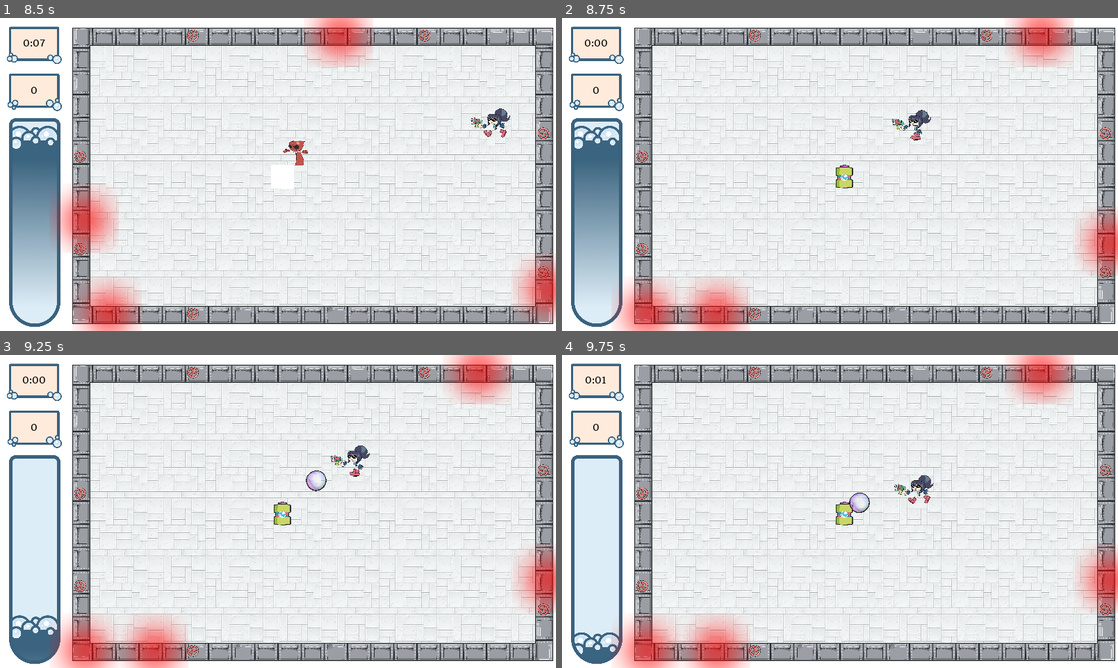
Above: before the commit, frames 1-4 (two rows, left to right).
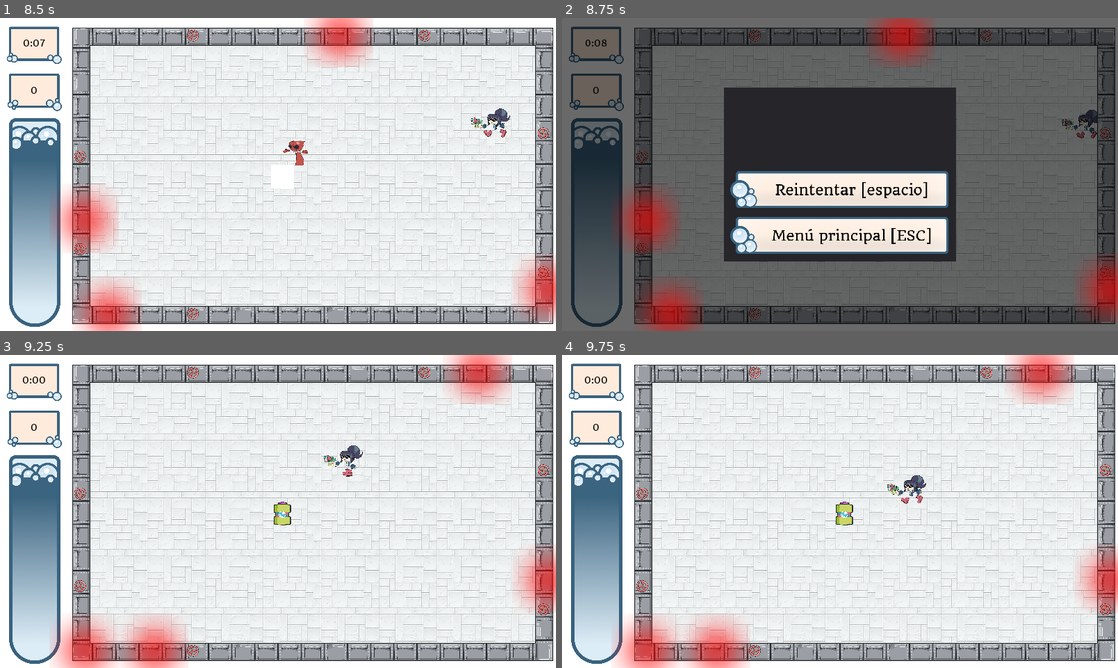
Above: after the commit, the same moments.

Repository: moisesjbc/global-jam-01-2025
Game: Godot game, scene res://menus/main_menu/main_menu.tscn
The game is run twice, just before and just after one commit, with the same random seed, the same clock (stepped at 60 frames per second) and the same inputs.
Inputs (mouse positions are in pixels of both pictures, inside the frame that each line leads up to):
- Up to frame 1 (8.5 s): click "Jugar" at 0.5 s; tap Enter at 1.25 s; move the mouse to (400, 158) at 1.27 s; hold Right (ui_right) 1.28-2.03 s; tap Space at 1.35, 1.52, 1.82, 2.1, 2.27, 2.57, 2.85, 3.6, 3.77, 4.07, 4.35, 4.52, 4.82, 5.1, 5.27, 5.57, 5.85, 6.6, 6.77, 7.07, 7.35, 7.52, 7.82, 8.1, 8.27 s; move the mouse to (166, 190) at 2.02 s; hold Down (ui_down) 2.03-2.78 s; move the mouse to (333, 105) at 2.77 s; hold Right (ui_right) 2.78-3.53 s; move the mouse to (250, 237) at 3.52 s; hold Up (ui_up) 3.53-4.28 s; move the mouse to (444, 221) at 4.27 s; hold Left (ui_left) 4.28-5.78 s; tap Escape at 4.9 s; move the mouse to (111, 127) at 5.02 s; move the mouse to (305, 174) at 5.77 s; hold Down (ui_down) 5.78-6.53 s; move the mouse to (194, 96) at 6.52 s; hold Right (ui_right) 6.53-7.28 s; move the mouse to (400, 158) at 7.27 s; hold Up (ui_up) 7.28-8.03 s; move the mouse to (166, 190) at 8.02 s; hold Right (ui_right) from 8.03 s (still down)
- Up to frame 2 (8.75 s): keep holding Right (ui_right); tap Space at 8.57 s
- Up to frame 3 (9.25 s): release Right (ui_right) at 8.75 s; click (278, 527) at 8.75 s, where only the run after the commit has a clickable "Reintentar [espacio]"
- Up to frame 4 (9.75 s): move the mouse to (895, 442) at 9.52 s; hold Down (ui_down) from 9.53 s (still down); tap Space at 9.6 s

Frame 1 is identical in both runs. In frame 2, 95% of the frame differs, in the area x 0-100%, y 0-100%; in frame 3, 5.0%; in frame 4, 4.7%.

Commit message:
Add game over

Diff:
--- a/godot-project/gameplay/main/main.gd
+++ b/godot-project/gameplay/main/main.gd
@@ -1,4 +1,4 @@
-extends Node2D
+extends Node
 
 
 var score = 0
@@ -33,7 +33,7 @@
 
 func game_over():
 	get_node("/root/sfx").play_game_over()
-	get_tree().reload_current_scene()
+	$game_over_menu.start()
 
 
 func _on_enemy_respawn_enemy_died():
--- a/godot-project/gameplay/main/main.tscn
+++ b/godot-project/gameplay/main/main.tscn
@@ -7,8 +7,9 @@
 [ext_resource path="res://gameplay/pipes/pipes.tscn" type="PackedScene" id=5]
 [ext_resource path="res://gameplay/enemy_respawn/enemy_respawn.tscn" type="PackedScene" id=6]
 [ext_resource path="res://gameplay/main/200pxtiledflor.png" type="Texture" id=7]
+[ext_resource path="res://menus/game_over_menu/game_over_menu.tscn" type="PackedScene" id=8]
 
-[node name="main" type="Node2D"]
+[node name="main" type="Node"]
 script = ExtResource( 3 )
 
 [node name="gui" parent="." instance=ExtResource( 2 )]
@@ -35,6 +36,9 @@
 [node name="game_timer" type="Timer" parent="."]
 autostart = true
 
+[node name="game_over_menu" parent="." instance=ExtResource( 8 )]
+visible = false
+
 [connection signal="gun_emptied" from="player" to="gui" method="_on_player_gun_emptied"]
 [connection signal="gun_reloaded" from="player" to="gui" method="_on_player_gun_reloaded"]
 [connection signal="player_died" from="player" to="." method="_on_player_player_died"]
--- a/godot-project/gui/button/button.gd
+++ b/godot-project/gui/button/button.gd
@@ -6,3 +6,4 @@
 
 func _ready():
 	$label.text = text
+	Label
--- /dev/null
+++ b/godot-project/menus/game_over_menu/game_over_menu.gd
@@ -0,0 +1,30 @@
+extends Control
+
+
+func _on_restart_button_pressed():
+	restart()
+
+
+func _input(event):
+	if event is InputEventKey and visible:
+		if event.scancode == KEY_SPACE:
+			restart()
+		elif event.scancode == KEY_ESCAPE:
+			exit()
+
+
+func start():
+	visible = true
+	get_tree().paused = true
+
+
+func restart():
+	get_tree().paused = false
+	get_tree().change_scene("res://gameplay/main/main.tscn")
+
+func exit():
+	get_tree().paused = false
+	get_tree().change_scene("res://menus/main_menu/main_menu.tscn")
+
+func _on_exit_button_pressed():
+	exit()
--- /dev/null
+++ b/godot-project/menus/game_over_menu/game_over_menu.tscn
@@ -0,0 +1,60 @@
+[gd_scene load_steps=5 format=2]
+
+[ext_resource path="res://gui/button/button.tscn" type="PackedScene" id=1]
+[ext_resource path="res://fonts/Quando-Regular.ttf" type="DynamicFontData" id=2]
+[ext_resource path="res://menus/game_over_menu/game_over_menu.gd" type="Script" id=3]
+
+[sub_resource type="DynamicFont" id=1]
+size = 70
+font_data = ExtResource( 2 )
+
+[node name="game_over_menu" type="Control"]
+pause_mode = 2
+anchor_right = 1.0
+anchor_bottom = 1.0
+script = ExtResource( 3 )
+
+[node name="ColorRect" type="ColorRect" parent="."]
+anchor_right = 1.0
+anchor_bottom = 1.0
+color = Color( 0, 0, 0, 0.588235 )
+
+[node name="center_container" type="CenterContainer" parent="."]
+anchor_right = 1.0
+anchor_bottom = 1.0
+
+[node name="panel" type="Panel" parent="center_container"]
+margin_left = 560.0
+margin_top = 240.0
+margin_right = 1360.0
+margin_bottom = 840.0
+rect_min_size = Vector2( 800, 600 )
+
+[node name="restart_button" parent="center_container/panel" instance=ExtResource( 1 )]
+margin_left = 21.0
+margin_top = 288.0
+margin_right = 1098.0
+margin_bottom = 471.0
+rect_scale = Vector2( 0.7, 0.7 )
+text = "Reintentar [espacio]"
+
+[node name="label" parent="center_container/panel/restart_button" index="0"]
+custom_fonts/font = SubResource( 1 )
+
+[node name="exit_button" parent="center_container/panel" instance=ExtResource( 1 )]
+margin_left = 21.0
+margin_top = 446.0
+margin_right = 1098.0
+margin_bottom = 629.0
+rect_scale = Vector2( 0.7, 0.7 )
+text = "Menú principal [ESC]"
+
+[node name="label" parent="center_container/panel/exit_button" index="0"]
+custom_fonts/font = SubResource( 1 )
+text = "Menú principal [ESC]"
+
+[connection signal="pressed" from="center_container/panel/restart_button" to="." method="_on_restart_button_pressed"]
+[connection signal="pressed" from="center_container/panel/exit_button" to="." method="_on_exit_button_pressed"]
+
+[editable path="center_container/panel/restart_button"]
+[editable path="center_container/panel/exit_button"]
Not shown: 1 places in godot-project/gameplay/main/main.tscn that only renumber resources
